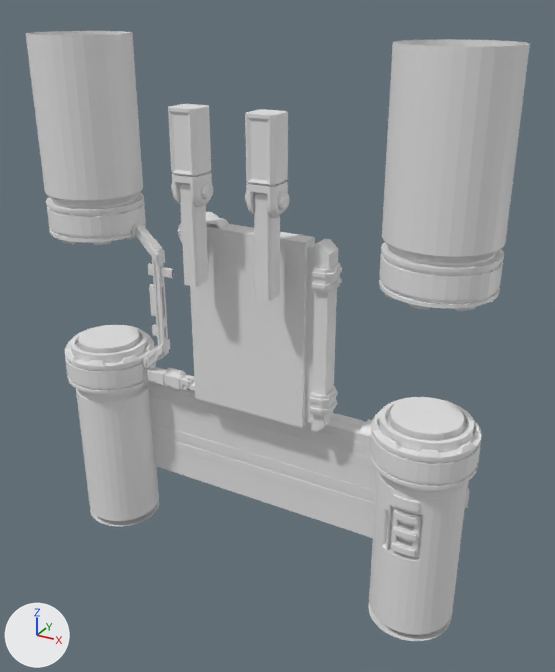
One commit to the FBX model Assets/Project/3D Models/PassiveReplacement/Test/CardReplicateMachine.fbx: the scene before it, then after it.
Camera for both pictures: a camera (50 mm lens) standing at (6.34, -15.81, 11.16) and looking at (0.39, -4.99, 5.75). Lighting does not change. The marker at lower left points along +X, +Y and +Z. The first picture is the older version. Where no turn or scale is listed for an object, it has been applied to the vertices. Vertices at exactly the same position are counted once.

Script lines for the objects in view, before the commit:
```python
me_cube_012 = bpy.data.meshes.new('Cube.012')
me_cube_012.from_pydata(...)  # 245 vertices, 155 faces; spans x -0.249..0.249, y -0.249..0.249, z -0.249..1.209
me_cube_021 = bpy.data.meshes.new('Cube.021')
me_cube_021.from_pydata(...)  # 32 vertices, 30 faces; spans x -1.12..1.3, y -0.17..0.17, z -1.67..1.67
me_cube_022 = bpy.data.meshes.new('Cube.022')
me_cube_022.from_pydata(...)  # 208 vertices, 198 faces; spans x 1.29..1.62, y -0.28..0.28, z -1.67..1.67
me_cube_025 = bpy.data.meshes.new('Cube.025')
me_cube_025.from_pydata(...)  # 245 vertices, 155 faces; spans x -0.249..0.249, y -0.249..0.249, z -0.249..1.209
me_cylinder_019 = bpy.data.meshes.new('Cylinder.019')
me_cylinder_019.from_pydata(...)  # 624 vertices, 593 faces; spans x -0.87..0.87, y -0.87..0.87, z -0.4..0.41
ob_cube_014 = bpy.data.objects.new('Cube.014', me_cube_025)
ob_cube_014.location = (0.68, -5.85, 8.4)
ob_cube_017 = bpy.data.objects.new('Cube.017', me_cube_012)
ob_cube_017.location = (-0.68, -5.85, 8.4)
ob_screen_001 = bpy.data.objects.new('Screen.001', me_cube_021)
ob_screen_001.location = (0.0, -5.25, 6.0)
ob_screenside = bpy.data.objects.new('ScreenSide', me_cube_022)
ob_screenside.location = (0.0, -5.25, 6.0)
ob_tubebotlid_001 = bpy.data.objects.new('TubeBotLid.001', me_cylinder_019)
ob_tubebotlid_001.location = (3.25, -5.25, 4.67)
# also in view: 'TubeBot' at (-3.25, -5.23, 2.74); 'Cube.009' at (-2.0, -5.25, 6.05); 'TubeBotLid' at (-3.25, -5.25, 4.68); 'Cube.015' at (0.68, -5.85, 7.68); 'Cube.004' at (0.0, -4.97, 3.4)
```
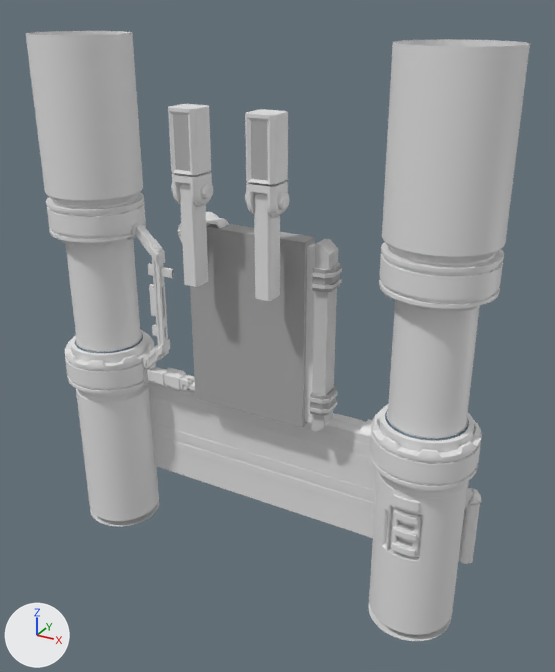
Patch to the scene script:
```diff
--- a/Assets/Project/3D Models/PassiveReplacement/Test/CardReplicateMachine.fbx.py
+++ b/Assets/Project/3D Models/PassiveReplacement/Test/CardReplicateMachine.fbx.py
@@ mat_primary @@
+mat_primary = principled_material('Primary')
+mat_primary.base_color = (0.604, 0.604, 0.604)  # light grey #cccccc
@@ mat_tertiary @@
+mat_tertiary = principled_material('Tertiary')
+mat_tertiary.base_color = (0.686, 0.686, 0.686)  # light grey #d8d8d8
@@ mat_secondary_003 @@
+mat_secondary_003 = principled_material('Secondary.003')
+mat_secondary_003.base_color = (0.402, 0.402, 0.402)  # grey #aaaaaa
@@ mat_gap_001 @@
+mat_gap_001 = principled_material('Gap.001')
+mat_gap_001.base_color = (0.281, 0.281, 0.281)  # grey #909090
@@ mat_secondary @@
+mat_secondary = principled_material('Secondary')
+mat_secondary.base_color = (0.458, 0.458, 0.458)  # grey #b4b4b4
@@ mat_default @@
+mat_default = principled_material('Default')
+mat_default.base_color = (0.411, 0.411, 0.411)  # grey #acacac
@@ mat_bar @@
+mat_bar = principled_material('Bar')
+mat_bar.base_color = (0.855, 0.855, 0.855)  # white #eeeeee
@@ mat_secondary_001 @@
+mat_secondary_001 = principled_material('Secondary.001')
+mat_secondary_001.base_color = (0.467, 0.467, 0.467)  # grey #b6b6b6
@@ mat_gap @@
+mat_gap = principled_material('Gap')
+mat_gap.base_color = (0.42, 0.42, 0.42)  # grey #adadad
@@ me_cube_025 @@
 me_cube_025.from_pydata(...)  # 245 vertices, 155 faces; spans x -0.249..0.249, y -0.249..0.249, z -0.249..1.209
+# me_cube_025 part 6: all 2 faces centred in x 0.0, y -0.224..0.224, z 0.747 switch from no material to mat_secondary (grey #b4b4b4)
+# me_cube_025 part 7: all 8 faces centred in x -0.201..0.201, y -0.201..0.201, z 0.267 switch from no material to mat_gap_001 (grey #909090)
+me_cube_025.materials.append(mat_default_002)  # white #e7e7e7
@@ me_cube_012 @@
 me_cube_012.from_pydata(...)  # 245 vertices, 155 faces; spans x -0.249..0.249, y -0.249..0.249, z -0.249..1.209
+# me_cube_012 part 1: all 2 faces centred in x 0.0, y -0.224..0.224, z 0.747 switch from no material to mat_secondary_001 (grey #b6b6b6)
+# me_cube_012 part 2: all 8 faces centred in x -0.201..0.201, y -0.201..0.201, z 0.267 switch from no material to mat_gap (grey #adadad)
+me_cube_012.materials.append(mat_default_003)  # white #e7e7e7
@@ me_cube_021 @@
 me_cube_021.from_pydata(...)  # 32 vertices, 30 faces; spans x -1.12..1.3, y -0.17..0.17, z -1.67..1.67
+# me_cube_021 part 3: 7 of the faces centred in x 0.0..1.3, y -0.17..0.17, z 0.0 switch from no material to mat_default (grey #acacac)
+# me_cube_021 part 4: 5 of the faces centred in x 0.0..1.12, y 0.0..0.17, z 1.56..1.67 switch from no material to mat_default (grey #acacac)
+# me_cube_021 part 5: all 4 faces centred in x 1.21, y -0.09..0.09, z -1.58..1.58 switch from no material to mat_bar (white #eeeeee)
+me_cube_021.materials.append(mat_screen)  # dark grey #333333
+me_cube_021.materials.append(mat_secondary_002)  # light grey #c7c7c7
@@ me_cube_022 @@
 me_cube_022.from_pydata(...)  # 208 vertices, 198 faces; spans x 1.29..1.62, y -0.28..0.28, z -1.67..1.67
+# me_cube_022 part 8: 69 of the faces centred in x 1.29..1.6, y -0.26..0.26, z -1.67..1.67 switch from no material to mat_primary (light grey #cccccc)
+# me_cube_022 part 9: 51 of the faces centred in x 1.29..1.6, y -0.26..0.26, z 0.96..1.27 switch from no material to mat_secondary_003 (grey #aaaaaa)
+# me_cube_022 part 10: 32 of the faces centred in x 1.29..1.59, y -0.24..0.24, z -1.27..-0.93 switch from no material to mat_secondary_003 (grey #aaaaaa)
+# me_cube_022 part 11: 24 of the faces centred in x 1.29..1.62, y -0.27..0.27, z -1.22..-1.02 switch from no material to mat_tertiary (light grey #d8d8d8)
+# me_cube_022 part 12: 22 of the faces centred in x 1.29..1.62, y -0.27..0.27, z 1.02..1.2 switch from no material to mat_tertiary (light grey #d8d8d8)
@@ ob_vert_003 @@
+ob_vert_003 = bpy.data.objects.new('Vert.003', me_vert_004)  # 80 vertices, 80 faces; spans x -0.1..0.19, y -0.121..0.164, z 0.092..0.351
+ob_vert_003.location = (3.97, -4.75, 3.26)
@@ ob_tubebotlid_002 @@
+ob_tubebotlid_002 = bpy.data.objects.new('TubeBotLid.002', me_cylinder_032)  # 512 vertices, 512 faces; spans x -3.91..3.91, y -5.91..-4.59, z 4.95..8.91; in mat_glass (white #e7e7e7), mat_bot (dark blue #526673)
+ob_tubebotlid_002.location = (0.0, 0.0, 0.0)
@@ ob_vert_001 @@
+ob_vert_001 = bpy.data.objects.new('Vert.001', me_vert_002)  # 70 vertices, 60 faces; spans x -0.128..0.165, y -0.125..0.137, z -1.146..0.35
+ob_vert_001.location = (3.97, -4.75, 3.26)
```

What differs and where, as boxes (x1, y1, x2, y2) in the pictures (555 x 672 px):
'TubeBotLid.002', added
    after: (65, 238, 480, 441)
    faces in mat_glass (white #e7e7e7): (65, 238, 480, 438)
    faces in mat_bot (dark blue #526673): (75, 333, 469, 441)
'Vert.001', added
    after: (459, 488, 480, 563)
'Vert.003', added
    after: (468, 487, 481, 505)
part 1 of me_cube_012, recoloured (white to grey)
    both: (173, 115, 190, 171)
part 2 of me_cube_012, recoloured
    both: (175, 172, 208, 177)
part 3 of me_cube_021, recoloured (white to grey)
    both: (190, 227, 315, 428)
part 4 of me_cube_021, recoloured (white to grey)
    both: (206, 224, 315, 246)
part 5 of me_cube_021, edited (looks the same)
    both: (305, 243, 315, 423)
part 6 of me_cube_025, recoloured (white to grey)
    both: (251, 121, 268, 181)
part 7 of me_cube_025, recoloured
    both: (250, 181, 284, 186)
part 8 of me_cube_022, recoloured (white to light grey)
    both: (310, 239, 340, 432)
part 9 of me_cube_022, recoloured (white to grey)
    both: (312, 265, 342, 292)
part 10 of me_cube_022, recoloured (white to grey)
    both: (310, 386, 336, 416)
part 11 of me_cube_022, recoloured (white to light grey)
    both: (309, 392, 338, 414)
part 12 of me_cube_022, recoloured (white to light grey)
    both: (312, 268, 342, 289)
